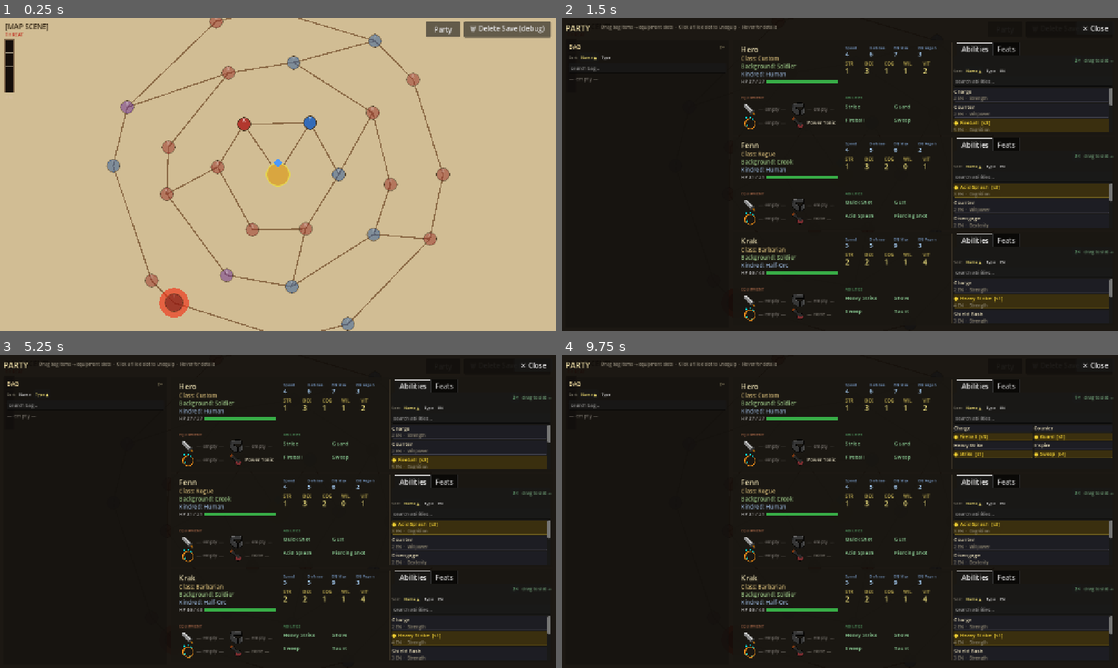
Above: before the commit, frames 1-4 (two rows, left to right).
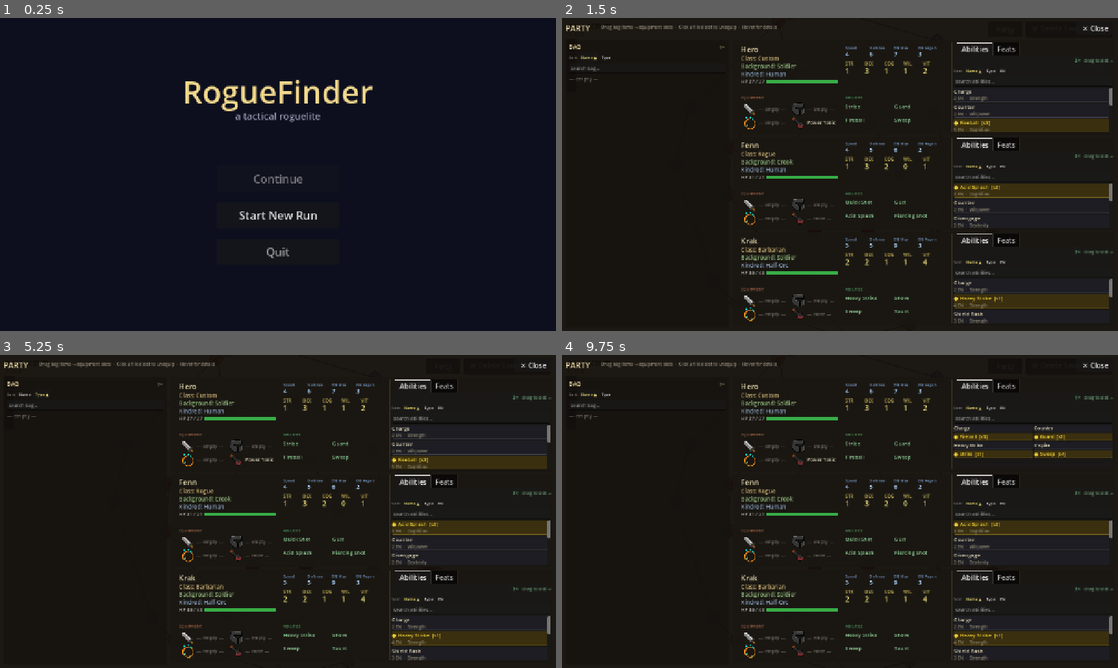
Above: after the commit, the same moments.

Repository: caleb-the-dev/RogueFinder
Game: Godot game, scene res://main.tscn
The game is run twice, just before and just after one commit, with the same random seed, the same clock (stepped at 60 frames per second) and the same inputs.
Inputs (mouse positions are in pixels of both pictures, inside the frame that each line leads up to):
- Up to frame 1 (0.25 s): no input
- Up to frame 2 (1.5 s): click (840, 215) at 0.5 s, where only the run after the commit has a clickable "Start New Run"; click "Party" at 1.25 s
- Up to frame 3 (5.25 s): click "2×" at 2 s; click "1×" at 2.75 s; click "Name ▲" at 3.5 s; click "Name ▼" at 4.25 s; click "Type" at 5 s
- Up to frame 4 (9.75 s): click "Name" at 5.75 s; click "— empty —" at 6.5 s; click "— empty —" at 7.25 s; click "— empty —" at 8 s; click "Power Tonic" at 8.75 s; click "2×" at 9.5 s

The runs differ from the first frame. In frame 1, 100% of the frame differs, in the area x 0-100%, y 0-100%; in frame 2, less than 0.1%; in frame 3, less than 0.1%; in frame 4, less than 0.1%.

Commit message:
feat(ui): add main menu scene with continue + start new run
Game now boots to a title screen instead of straight to the map.
"Continue" is disabled when no save file exists.
"Start New Run" wipes save/state and transitions to MapScene.
RunSummaryManager "Main Menu" button now routes to the real menu instead of silently restarting.

Co-Authored-By: Claude Sonnet 4.6 <noreply@anthropic.com>

Diff:
--- a/rogue-finder/main.tscn
+++ b/rogue-finder/main.tscn
@@ -1,8 +1,8 @@
 [gd_scene load_steps=2 format=3]
 
-[ext_resource type="PackedScene" path="res://scenes/map/MapScene.tscn" id="1_mapscene"]
+[ext_resource type="PackedScene" path="res://scenes/ui/MainMenuScene.tscn" id="1_mainmenu"]
 
-; Entry point — boots into the world map.
+; Entry point — boots into the main menu.
 [node name="Main" type="Node3D"]
 
-[node name="MapScene" parent="." instance=ExtResource("1_mapscene")]
+[node name="MainMenuScene" parent="." instance=ExtResource("1_mainmenu")]
--- /dev/null
+++ b/rogue-finder/scenes/ui/MainMenuScene.tscn
@@ -0,0 +1,6 @@
+[gd_scene load_steps=2 format=3]
+
+[ext_resource type="Script" path="res://scripts/ui/MainMenuManager.gd" id="1_mainmenu"]
+
+[node name="MainMenuScene" type="CanvasLayer"]
+script = ExtResource("1_mainmenu")
--- /dev/null
+++ b/rogue-finder/scripts/ui/MainMenuManager.gd
@@ -0,0 +1,77 @@
+class_name MainMenuManager
+extends CanvasLayer
+
+## --- MainMenuManager ---
+## Title screen. Two paths: continue an existing save or wipe and start fresh.
+## "Continue" is disabled when no save file exists.
+
+const MAP_SCENE_PATH  := "res://scenes/map/MapScene.tscn"
+const SAVE_PATH       := "user://save.json"
+
+var _continue_btn: Button = null
+
+func _ready() -> void:
+	layer = 0
+	_build_ui()
+
+func _build_ui() -> void:
+	var bg := ColorRect.new()
+	bg.color = Color(0.05, 0.06, 0.12)
+	bg.set_anchors_preset(Control.PRESET_FULL_RECT)
+	add_child(bg)
+
+	var title := Label.new()
+	title.text = "RogueFinder"
+	title.add_theme_font_size_override("font_size", 72)
+	title.add_theme_color_override("font_color", Color(0.95, 0.85, 0.55))
+	title.horizontal_alignment = HORIZONTAL_ALIGNMENT_CENTER
+	title.set_anchors_preset(Control.PRESET_TOP_WIDE)
+	title.position = Vector2(0.0, 120.0)
+	add_child(title)
+
+	var sub := Label.new()
+	sub.text = "a tactical roguelite"
+	sub.add_theme_font_size_override("font_size", 22)
+	sub.add_theme_color_override("font_color", Color(0.6, 0.6, 0.7))
+	sub.horizontal_alignment = HORIZONTAL_ALIGNMENT_CENTER
+	sub.set_anchors_preset(Control.PRESET_TOP_WIDE)
+	sub.position = Vector2(0.0, 210.0)
+	add_child(sub)
+
+	var btn_w  := 280.0
+	var btn_h  := 60.0
+	var center := 640.0  # half of 1280 viewport width
+	var top_y  := 340.0
+	var gap    := 24.0
+
+	_continue_btn = _make_button("Continue", center - btn_w * 0.5, top_y, btn_w, btn_h, _on_continue)
+	_continue_btn.disabled = not FileAccess.file_exists(SAVE_PATH)
+	add_child(_continue_btn)
+
+	var new_btn := _make_button("Start New Run", center - btn_w * 0.5, top_y + btn_h + gap, btn_w, btn_h, _on_new_run)
+	add_child(new_btn)
+
+	var quit_btn := _make_button("Quit", center - btn_w * 0.5, top_y + (btn_h + gap) * 2.0, btn_w, btn_h, _on_quit)
+	quit_btn.add_theme_color_override("font_color", Color(0.6, 0.6, 0.6))
+	add_child(quit_btn)
+
+func _make_button(label: String, x: float, y: float, w: float, h: float, cb: Callable) -> Button:
+	var btn := Button.new()
+	btn.text = label
+	btn.position = Vector2(x, y)
+	btn.custom_minimum_size = Vector2(w, h)
+	btn.add_theme_font_size_override("font_size", 26)
+	btn.pressed.connect(cb)
+	return btn
+
+func _on_continue() -> void:
+	GameState.load_save()
+	get_tree().change_scene_to_file(MAP_SCENE_PATH)
+
+func _on_new_run() -> void:
+	GameState.delete_save()
+	GameState.reset()
+	get_tree().change_scene_to_file(MAP_SCENE_PATH)
+
+func _on_quit() -> void:
+	get_tree().quit()
--- a/rogue-finder/scripts/ui/RunSummaryManager.gd
+++ b/rogue-finder/scripts/ui/RunSummaryManager.gd
@@ -5,7 +5,8 @@
 ## Shown after a run-ending defeat. Reads GameState.run_summary for stats,
 ## then offers three exits: start new run, main menu (stub), or quit.
 
-const MAP_SCENE_PATH := "res://scenes/map/MapScene.tscn"
+const MAP_SCENE_PATH  := "res://scenes/map/MapScene.tscn"
+const MENU_SCENE_PATH := "res://scenes/ui/MainMenuScene.tscn"
 
 func _ready() -> void:
 	layer = 10
@@ -87,8 +88,9 @@
 	get_tree().change_scene_to_file(MAP_SCENE_PATH)
 
 func _on_main_menu() -> void:
-	# No dedicated title scene yet — resets and loads MapScene as the entry hub.
-	_on_new_run()
+	GameState.reset()
+	GameState.delete_save()
+	get_tree().change_scene_to_file(MENU_SCENE_PATH)
 
 func _on_quit() -> void:
 	get_tree().quit()
